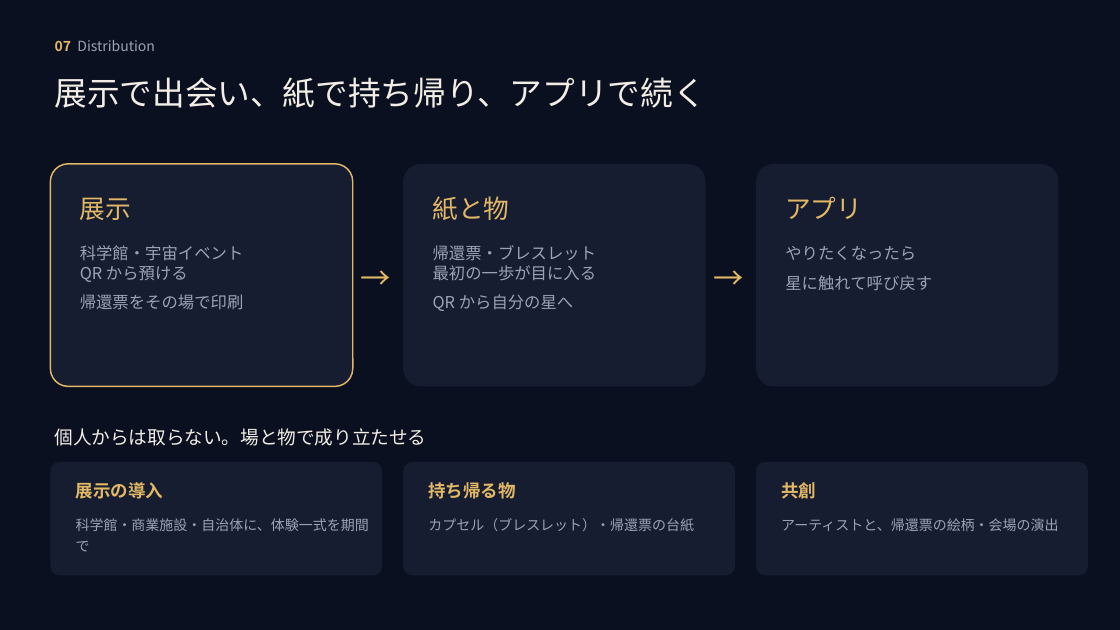
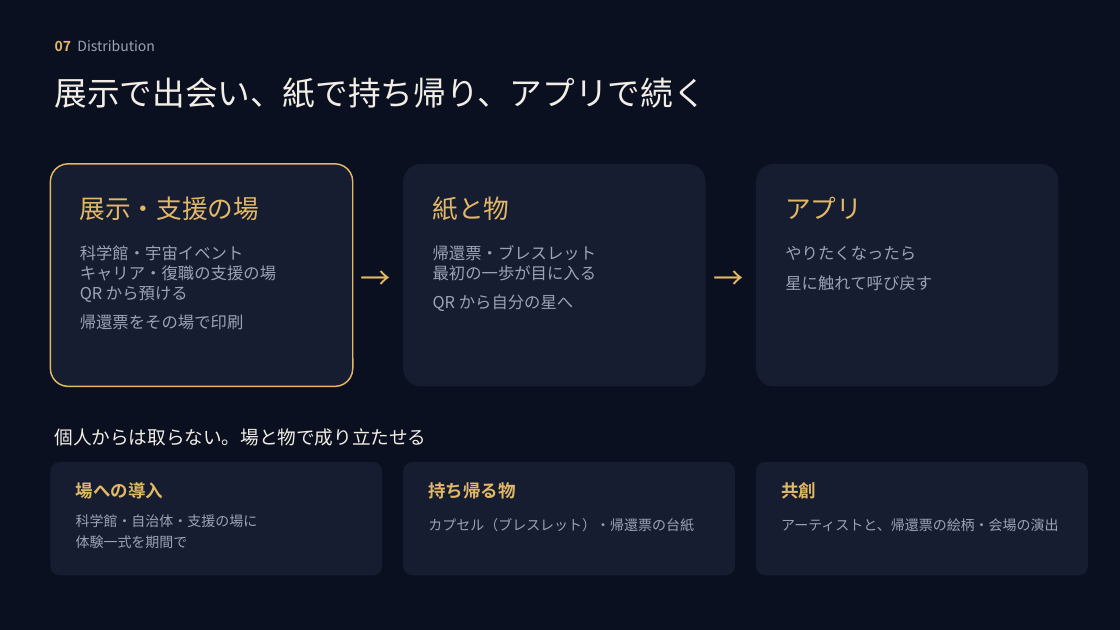
Before and after one commit to mai-san447/hello-earth-25143, a slide deck: slide 8 of deliverables/2026-10-11-gga-selection/MORUNE25143_GGAセレクション_2026-10-12.pptx. Drawn at 1120x630 pixels with LibreOffice and Linux fonts; fonts in the diff are those of the drawing. Boxes give left, top, right and bottom in pixels: in the first picture for what was removed or moved away, otherwise in the second. Text is boxed around its words. In the diff, an @@ line names an element or a change of style, - is before the commit and + after.

```diff
--- a/deliverables/2026-10-11-gga-selection/MORUNE25143_GGAセレクション_2026-10-12.pptx
+++ b/deliverables/2026-10-11-gga-selection/MORUNE25143_GGAセレクション_2026-10-12.pptx
@@ text at (80,196,259,220): text changed @@
-展示
+展示・支援の場
@@ text at (80,245,276,330): text changed @@
-科学館・宇宙イベント
-QR から預ける
-帰還票をその場で印刷
+科学館・宇宙イベント
+キャリア・復職の支援の場
+QR から預ける
+帰還票をその場で印刷
@@ text at (76,482,163,499): text changed @@
-展示の導入
+場への導入
@@ text at (76,514,258,548): text changed @@
-科学館・商業施設・自治体に、体験一式を期間で
+科学館・自治体・支援の場に
+体験一式を期間で
```
Also in this commit, not shown: 2 other slides changed, 2 other files.
